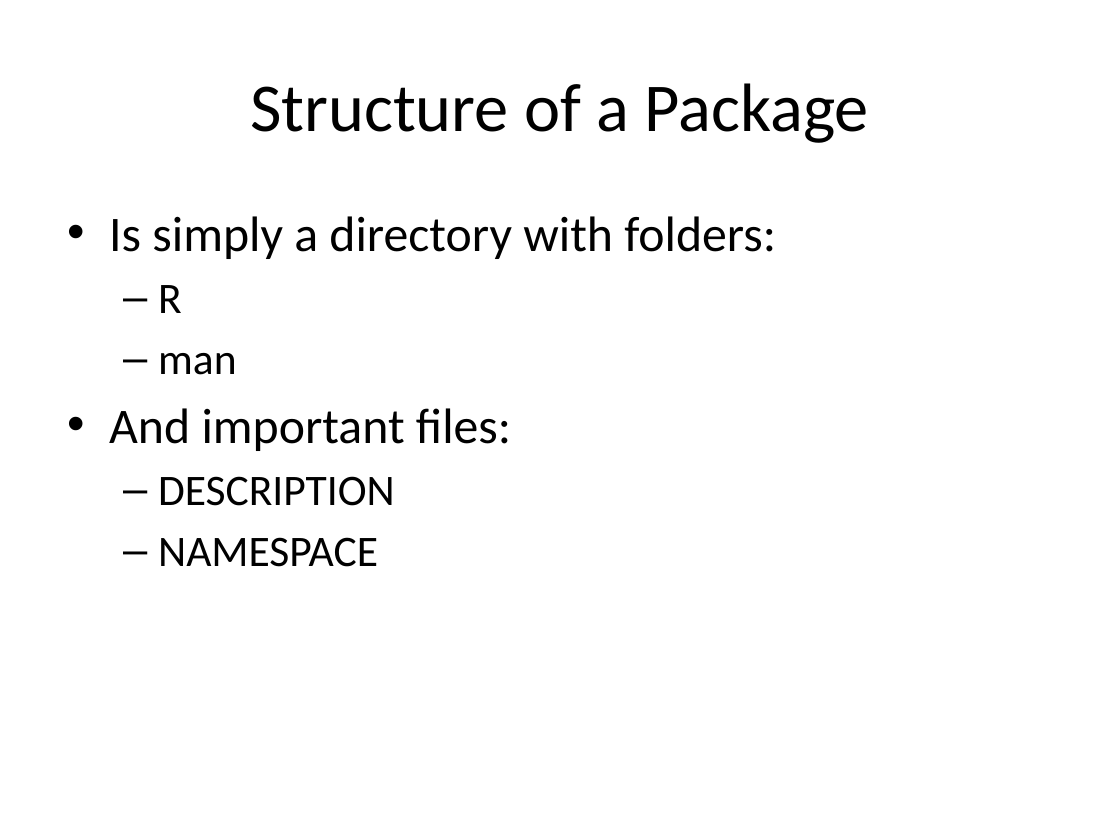
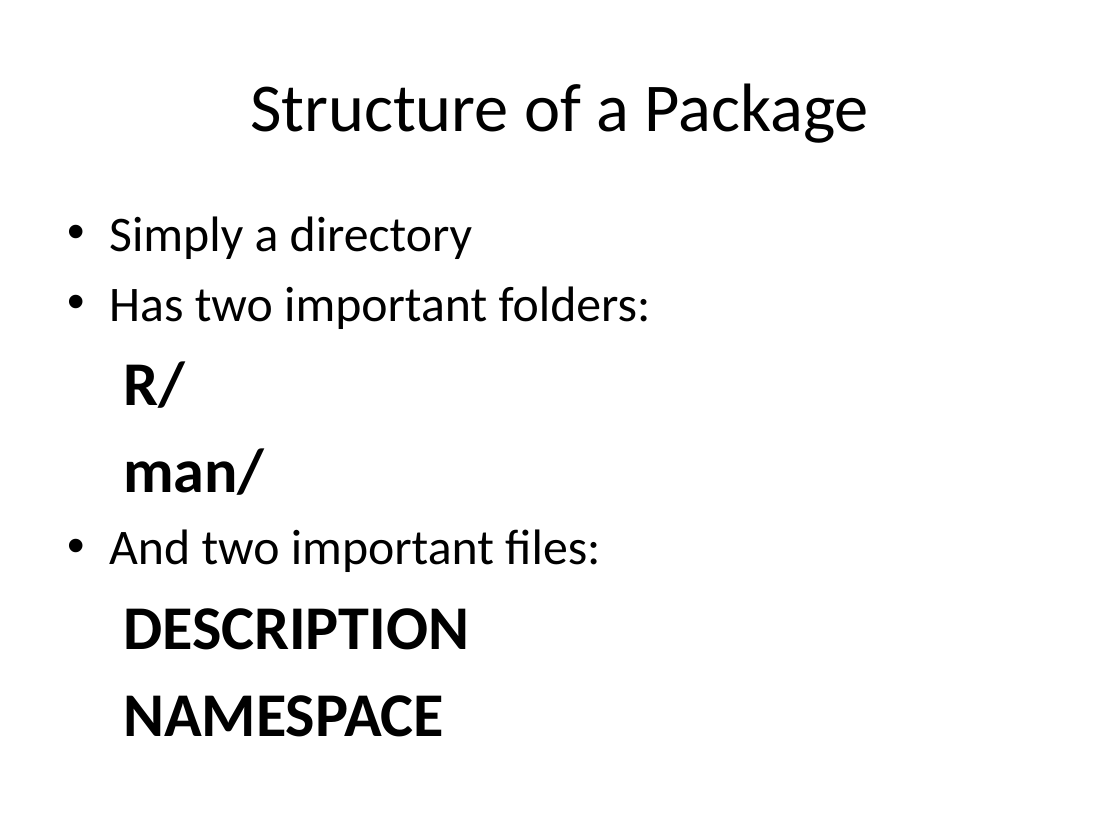
Before and after one commit to IQSS/Zelig4-Documentation, a slide deck: slide 5 of January-Class/Zelig4_zelig2.pptx (slide 28 before the commit). Drawn at 1120x840 pixels with LibreOffice and Linux fonts; fonts in the diff are those of the drawing. Boxes give left, top, right and bottom in pixels: in the first picture for what was removed or moved away, otherwise in the second. Text is boxed around its words. In the diff, an @@ line names an element or a change of style, - is before the commit and + after.

```diff
--- a/January-Class/Zelig4_zelig2.pptx
+++ b/January-Class/Zelig4_zelig2.pptx
@@ text at [109,216,651,572]: text changed @@
-• Is simply a directory with folders:
-  – R
-  – man
-• And important files:
+• Simply a directory
+• Has two important folders:
+  R/
+  man/
+• And two important files:
@@ text at [123,608,469,737]: size 28 to 40 pt, bold on in "DESCRIPTION", "NAMESPACE"; bullet – to none; more space between paragraphs @@
```
Also in this commit, not shown: 13 other slides changed, 6 slides added, 6 slides removed.
